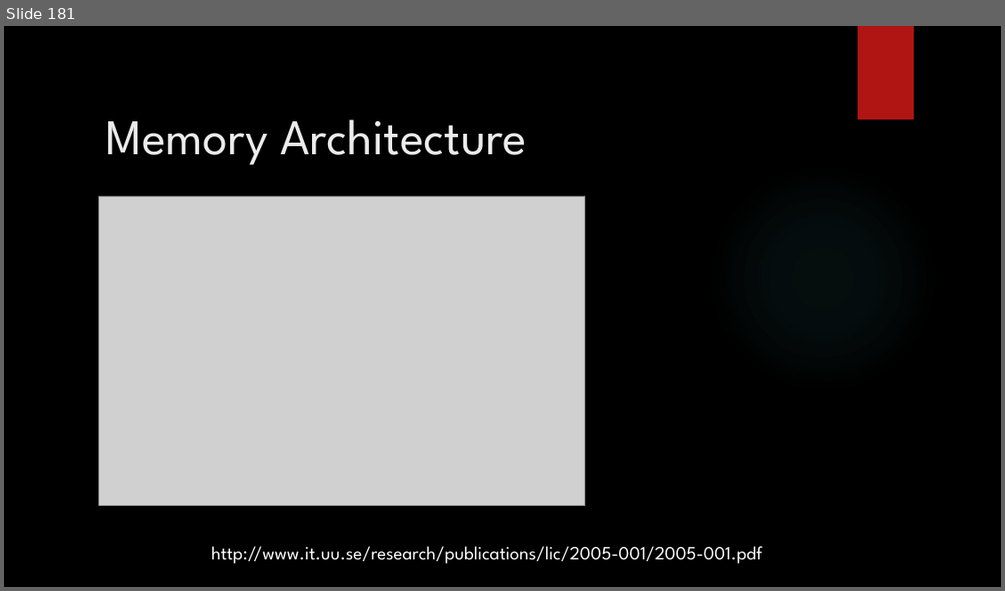
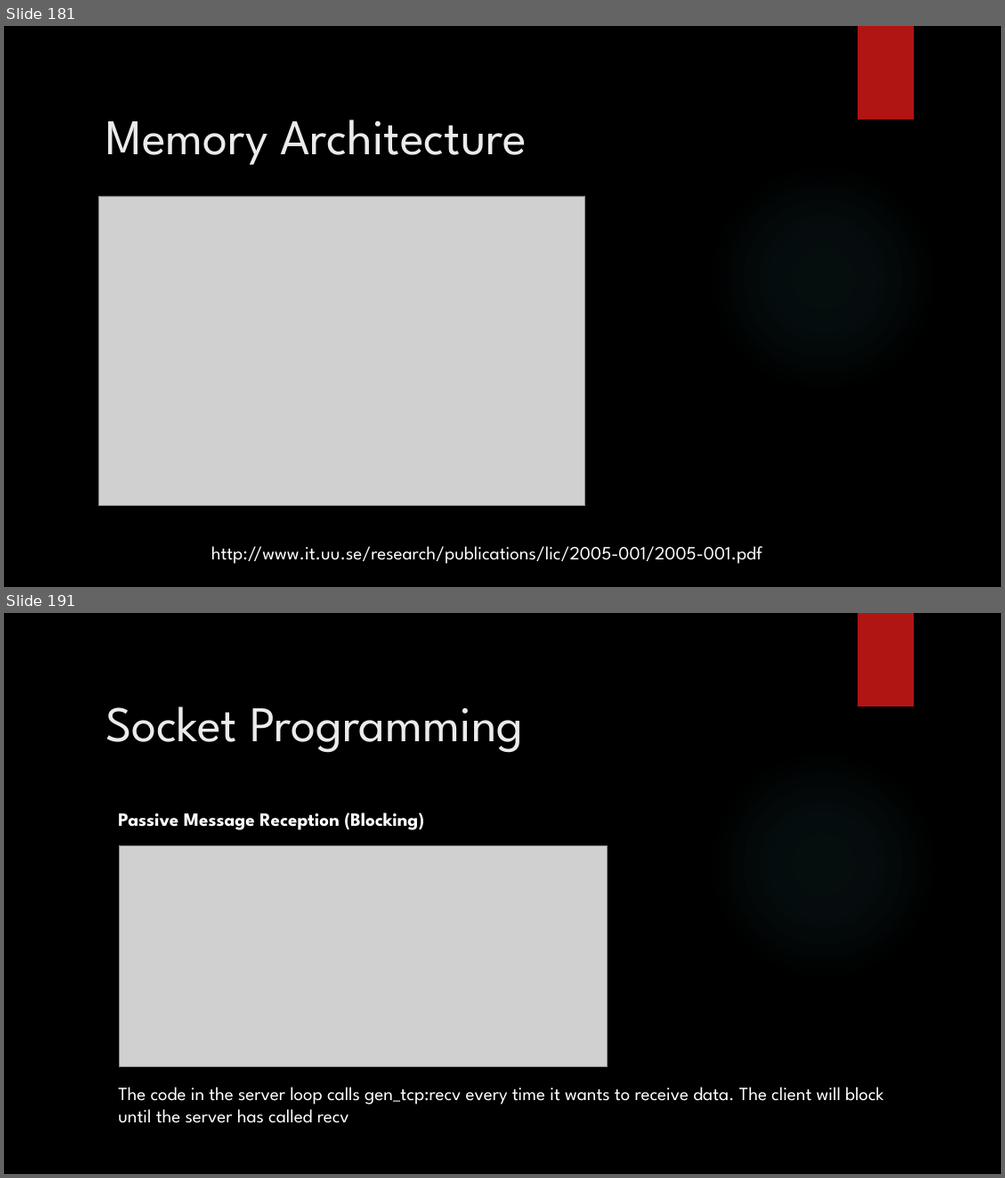
Before and after one commit to amadupu/ErlangTraining, a slide deck: ErlangTraining.pptx. Shown one above the other, each under a label of ours: slide 181 before the commit, slides 181 and 191 after it; the slides between them are not shown. The pictures are 1005x591 and 1005x1178 pixels, drawn with LibreOffice and Linux fonts; fonts in the diff are those of the drawing; grey boxes stand for pictures; background and template pictures are left out. Boxes give left, top, right and bottom in pixels: in the first picture for what was removed or moved away, otherwise in the second. Text is boxed around its words. In the diff, an @@ line names an element or a change of style, - is before the commit and + after.

```diff
--- a/ErlangTraining.pptx
+++ b/ErlangTraining.pptx
@@ slide 191 added at (4, 613, 1001, 1174), background picture (left out); not listed: 2 template elements that a slide beside it also shows @@
@@ title added at (105, 706, 523, 753), 48 pt, text #EBEBEB @@
+Socket Programming
@@ text added at (118, 812, 424, 830), 18 pt, text #FFFFFF, bold @@
+Passive Message Reception (Blocking)
@@ picture added at (119, 845, 607, 1066) @@
@@ text added at (118, 1086, 883, 1123), 18 pt, text #FFFFFF @@
+The code in the server loop calls gen_tcp:recv every time it wants to receive data. The client will block until the server has called recv
```
Also in this commit, not shown: 68 other slides added.
